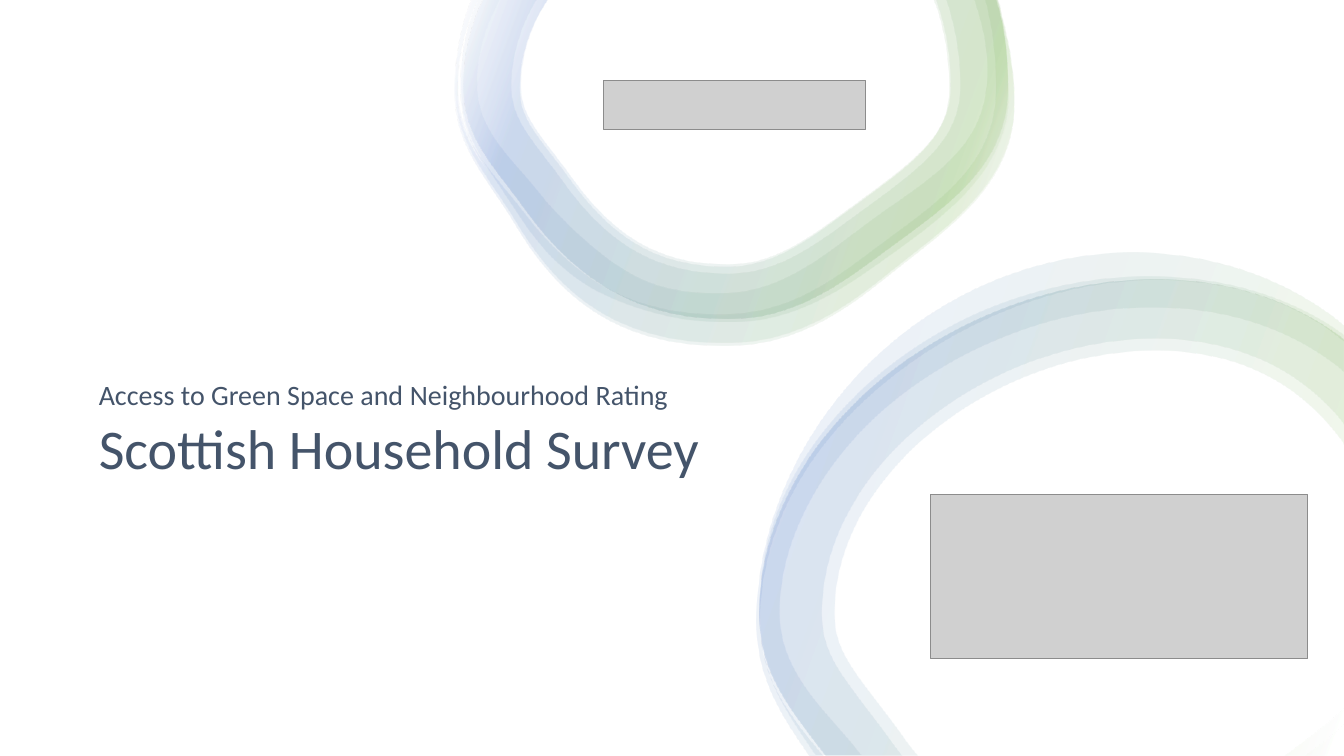
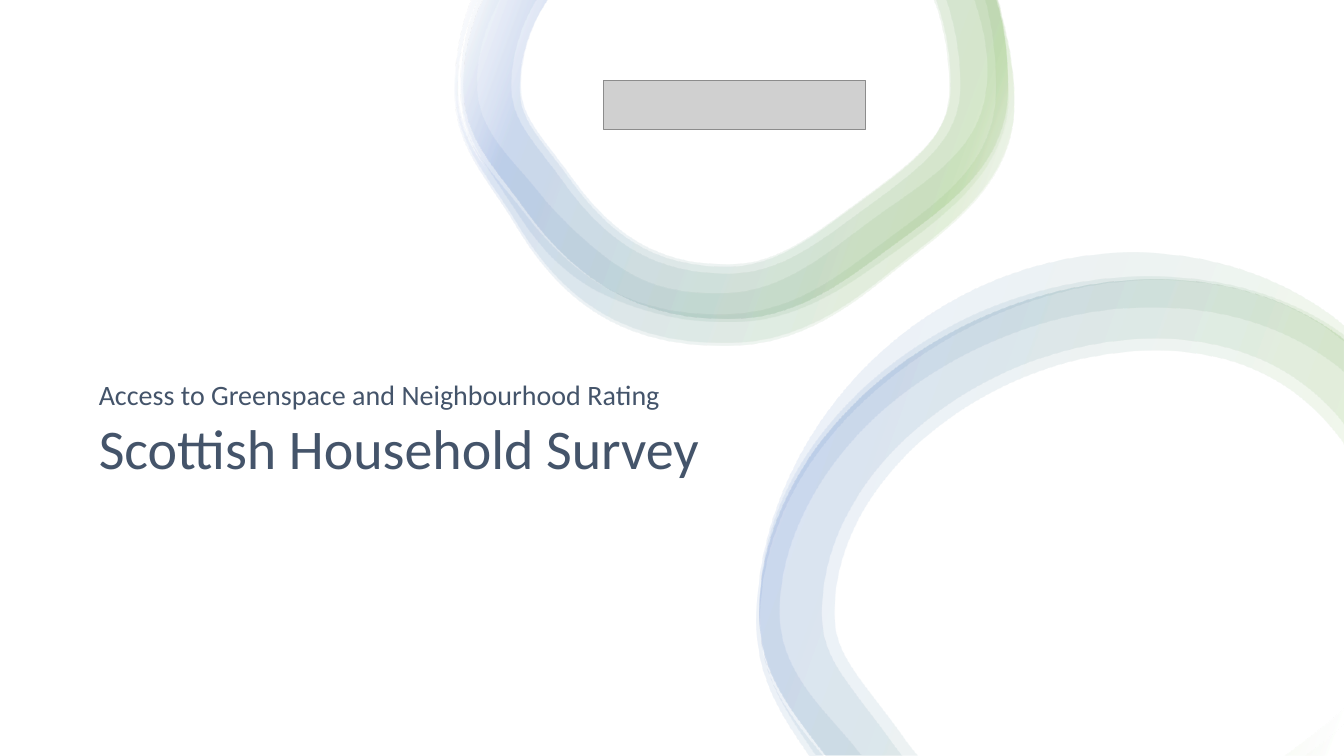
Before and after one commit to Stallibrass/SHS_final_project, a slide deck: slide 1 of documentation/final_presentation.pptx. Drawn at 1344x756 pixels with LibreOffice and Linux fonts; fonts in the diff are those of the drawing; grey boxes stand for pictures. Boxes give left, top, right and bottom in pixels: in the first picture for what was removed or moved away, otherwise in the second. Text is boxed around its words. In the diff, an @@ line names an element or a change of style, - is before the commit and + after.

```diff
--- a/documentation/final_presentation.pptx
+++ b/documentation/final_presentation.pptx
@@ subtitle at [99, 385, 659, 410]: text changed @@
-Access to Green Space and Neighbourhood Rating
+Access to Greenspace and Neighbourhood Rating
@@ picture removed at [931, 494, 1308, 658] @@
```
Also in this commit, not shown: 3 other slides changed, 16 slides added, 6 slides removed, 10 other files.
